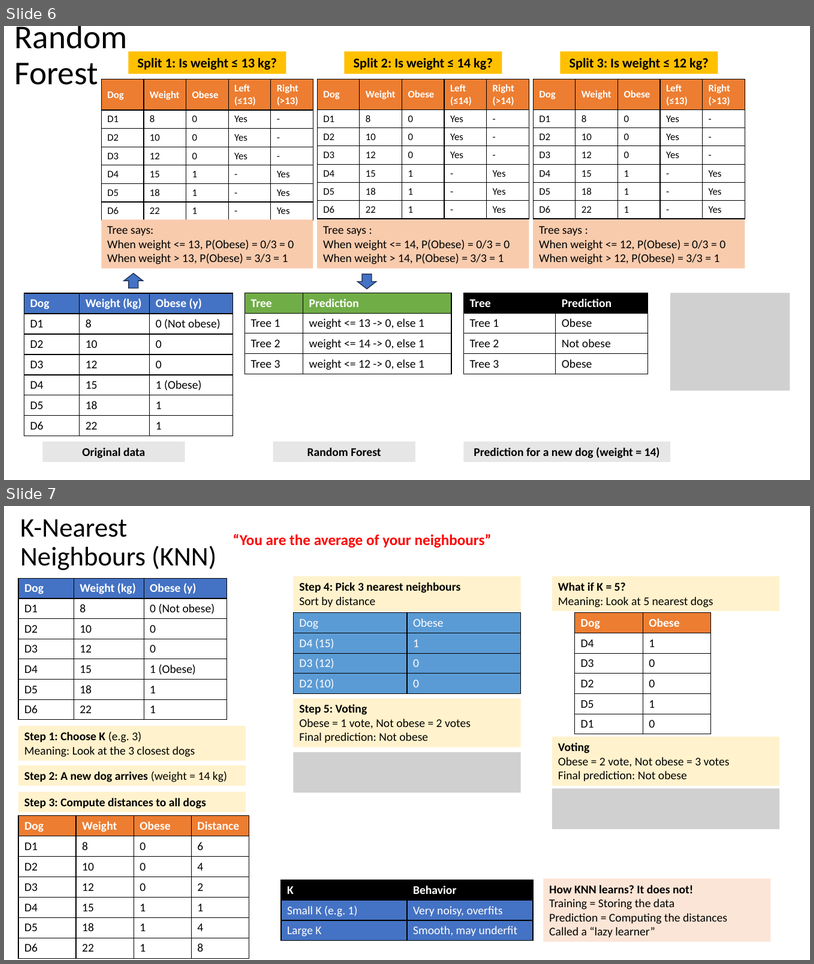
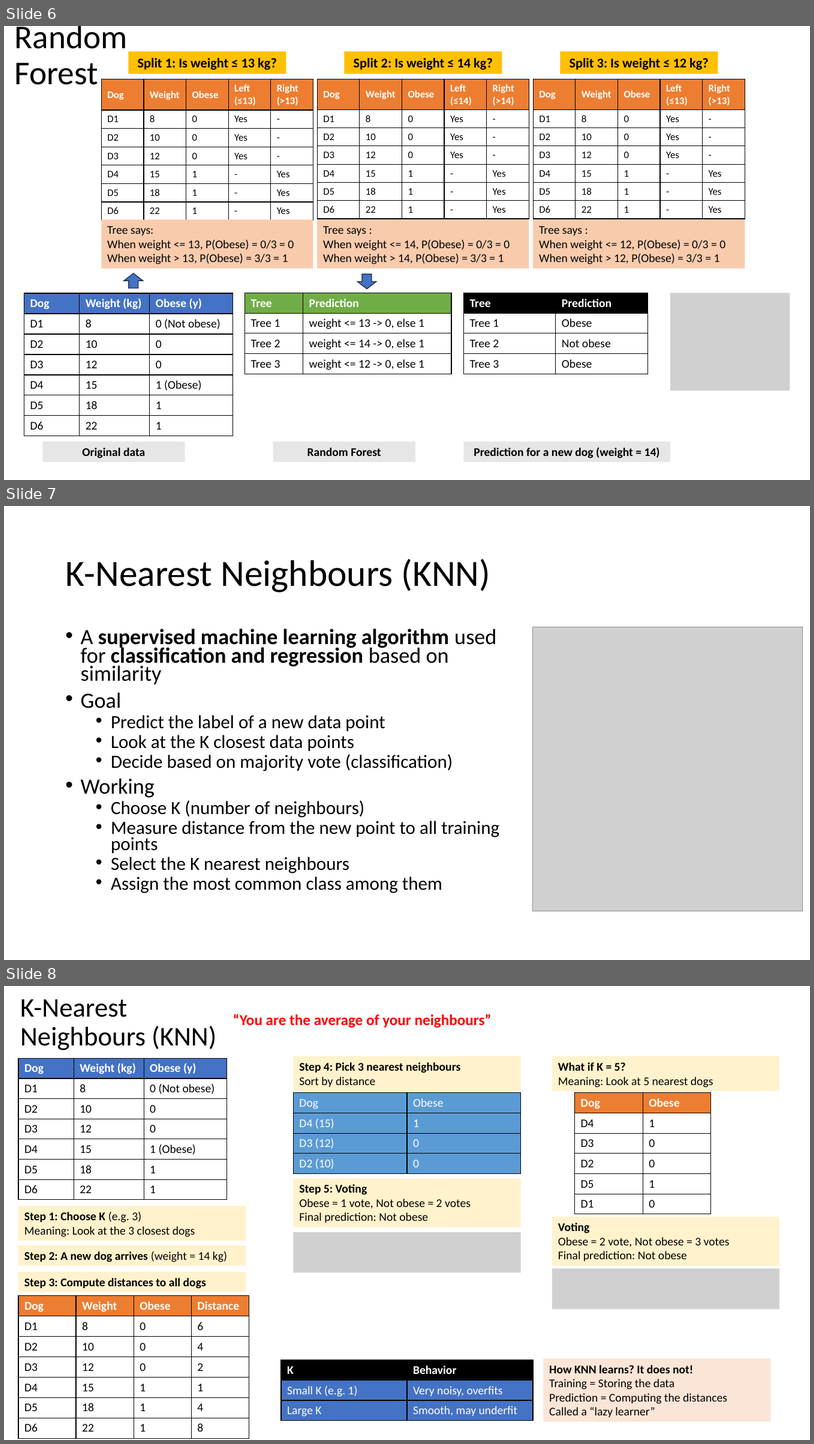
Before and after one commit to trishikh2002/ml_edurka, a slide deck: slides/ML - Module 3 - Classification - Additional Slides.pptx. Shown one above the other, each under a label of ours: slides 6 and 7 before the commit, slides 6, 7 and 8 after it. The pictures are 814x964 and 814x1444 pixels, drawn with LibreOffice and Linux fonts; fonts in the diff are those of the drawing; grey boxes stand for pictures. Boxes give left, top, right and bottom in pixels: in the first picture for what was removed or moved away, otherwise in the second. Text is boxed around its words. In the diff, an @@ line names an element or a change of style, - is before the commit and + after.

```diff
--- a/slides/ML - Module 3 - Classification - Additional Slides.pptx
+++ b/slides/ML - Module 3 - Classification - Additional Slides.pptx
@@ slide 7 added at (4, 506, 810, 960), background #FFFFFF @@
@@ title added at (65, 559, 491, 592), 44 pt, text #000000 @@
+K-Nearest Neighbours (KNN)
@@ text added at (81, 628, 500, 893), 22.2 pt, text #000000 @@
+• A supervised machine learning algorithm used for classification and regression based on similarity
+• Goal
+  • Predict the label of a new data point
+  • Look at the K closest data points
+  • Decide based on majority vote (classification)
+• Working
+  • Choose K (number of neighbours)
+  • Measure distance from the new point to all training points
+  • Select the K nearest neighbours
+  • Assign the most common class among them
@@ picture added at (533, 627, 803, 912) @@
@@ what was slide 7 is now slide 8 @@
```
Also in this commit, not shown: 6 other slides added, 9 other files.
